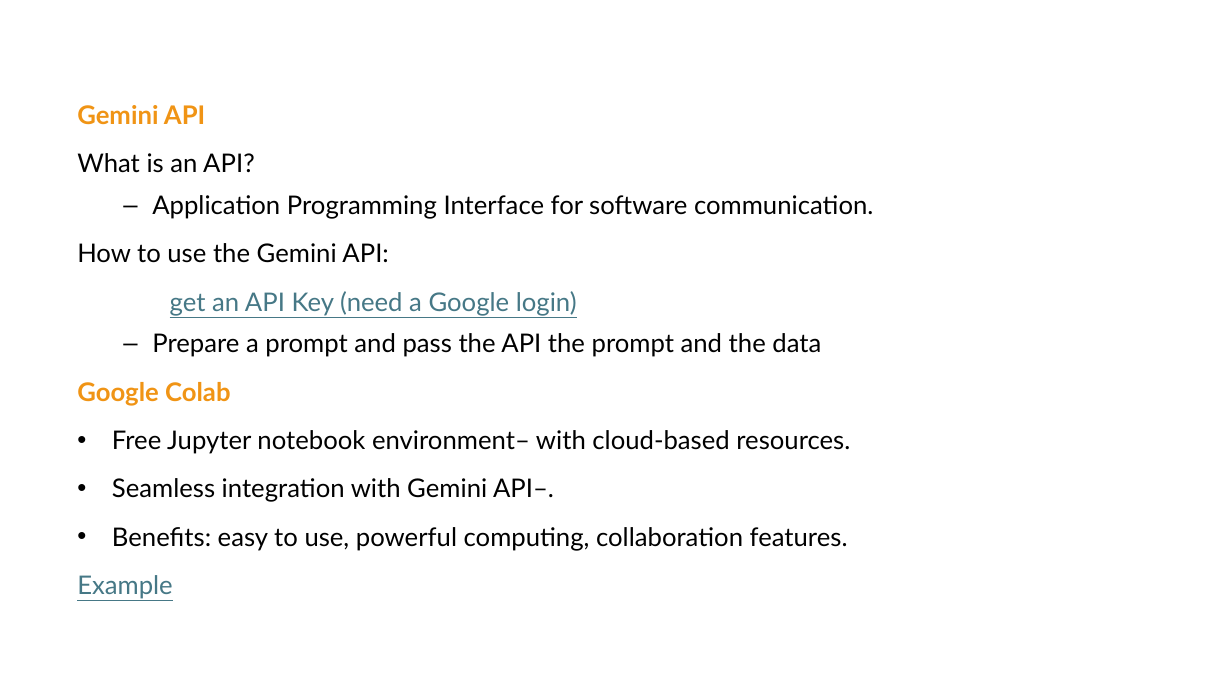
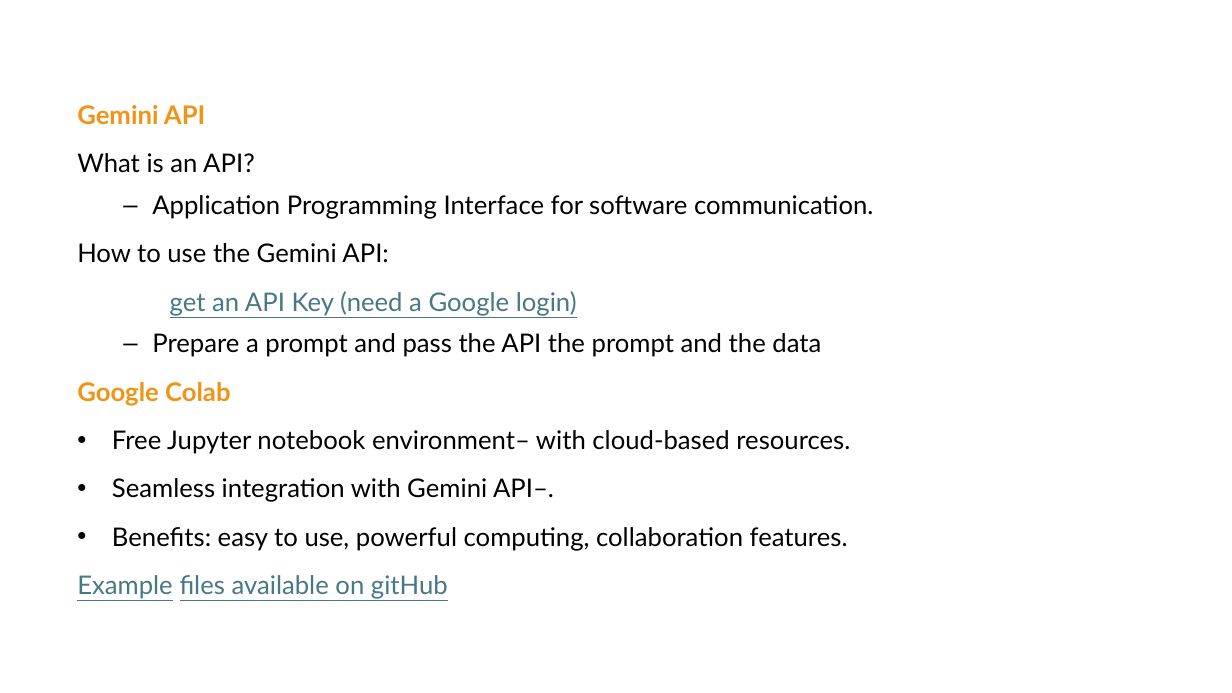
Before and after one commit to biostatsPMH/Intro_To_Gemini, a slide deck: slide 15 of KT_Gemini.pptx. Drawn at 1232x693 pixels with LibreOffice and Linux fonts; fonts in the diff are those of the drawing. Boxes give left, top, right and bottom in pixels: in the first picture for what was removed or moved away, otherwise in the second. Text is boxed around its words. In the diff, an @@ line names an element or a change of style, - is before the commit and + after.

```diff
--- a/KT_Gemini.pptx
+++ b/KT_Gemini.pptx
@@ text at box(77, 575, 448, 599): text changed @@
-Example
+Example files available on gitHub
```
Also in this commit, not shown: 1 other slide changed, 1 slide added.
